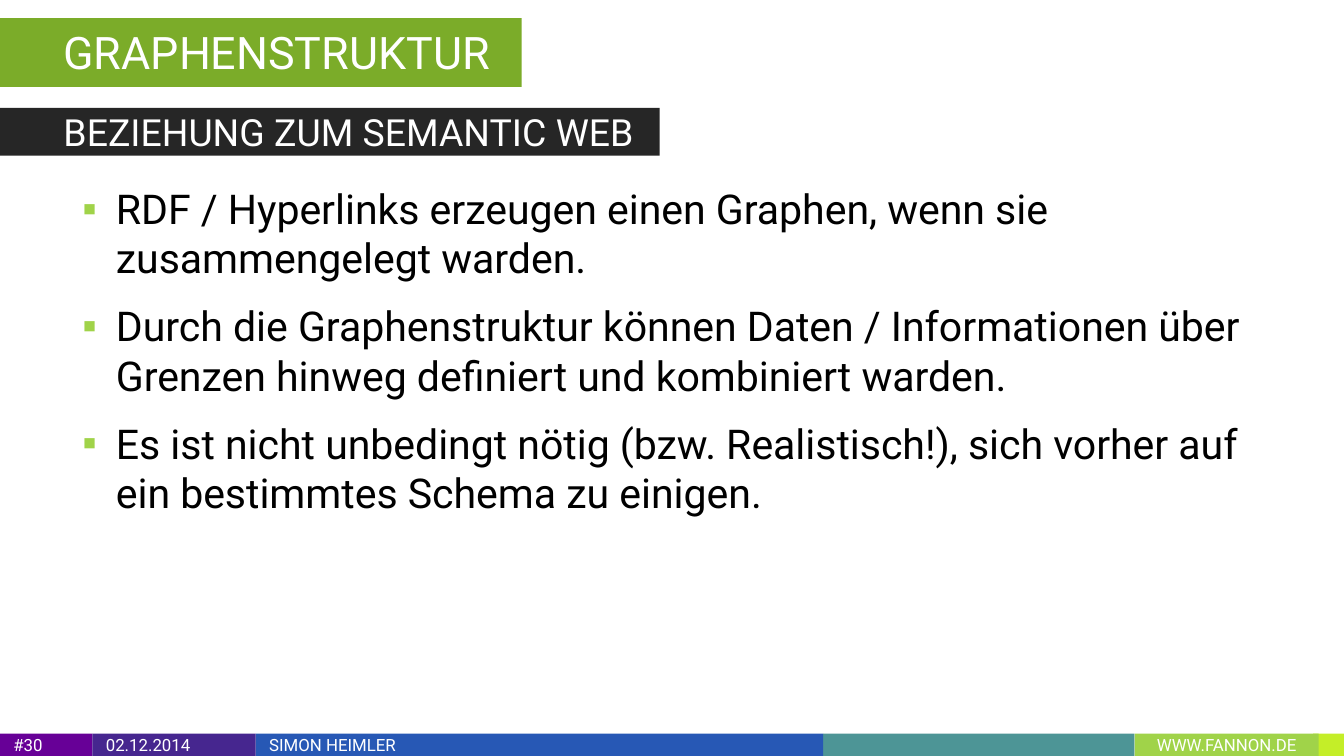
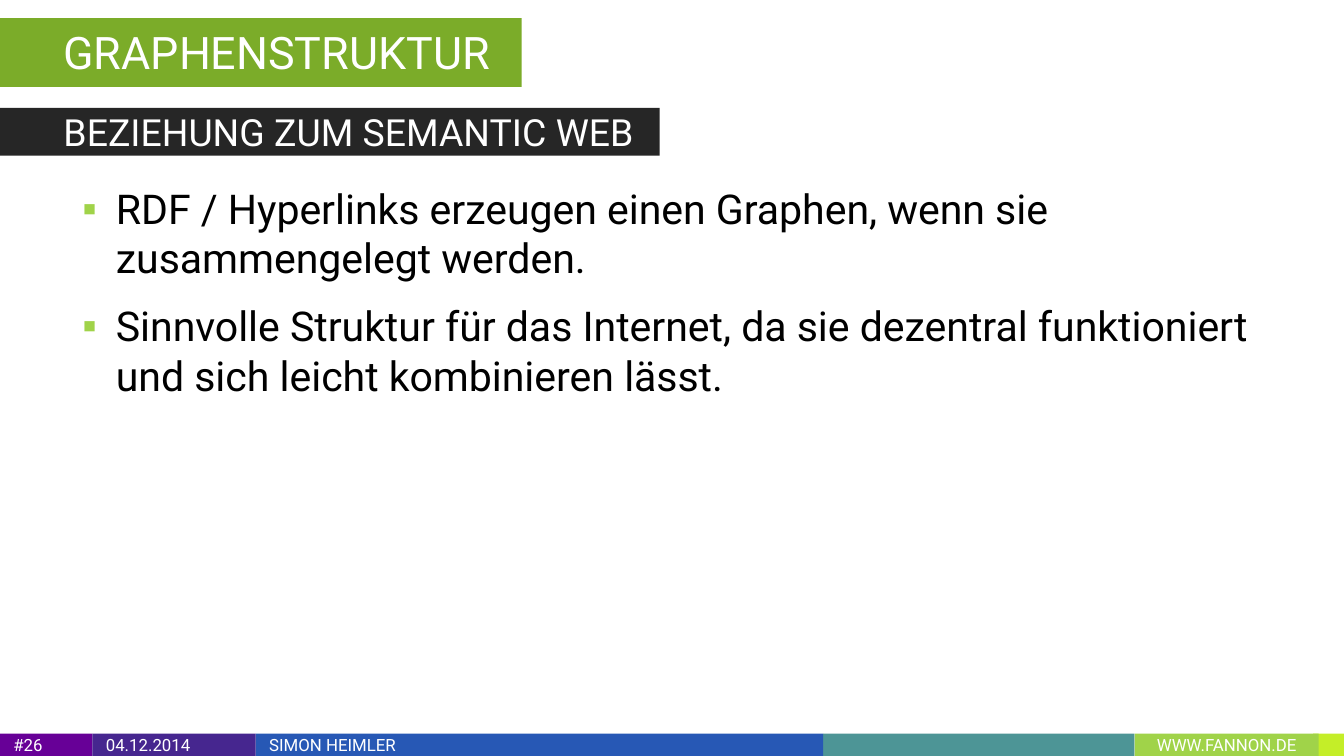
Before and after one commit to Fannon/SemanticWebParadigmen, a slide deck: slide 26 of Semantic Web Paradigmen PPT.pptx (slide 30 before the commit). Drawn at 1344x756 pixels with LibreOffice and Linux fonts; fonts in the diff are those of the drawing. Boxes give left, top, right and bottom in pixels: in the first picture for what was removed or moved away, otherwise in the second. Text is boxed around its words. In the diff, an @@ line names an element or a change of style, - is before the commit and + after.

```diff
--- a/Semantic Web Paradigmen PPT.pptx
+++ b/Semantic Web Paradigmen PPT.pptx
@@ text at (116,193,1247,392): text changed @@
-▪ RDF / Hyperlinks erzeugen einen Graphen, wenn sie zusammengelegt warden.
-▪ Durch die Graphenstruktur können Daten / Informationen über Grenzen hinweg definiert und kombiniert warden.
-▪ Es ist nicht unbedingt nötig (bzw. Realistisch!), sich vorher auf ein bestimmtes Schema zu einigen.
+▪ RDF / Hyperlinks erzeugen einen Graphen, wenn sie zusammengelegt werden.
+▪ Sinnvolle Struktur für das Internet, da sie dezentral funktioniert und sich leicht kombinieren lässt.
@@ page number at (13,739,42,751): text changed @@
-#30
+#26
@@ text in rectangle at (106,739,190,751): text changed @@
-02.12.2014
+04.12.2014
```
Also in this commit, not shown: 44 other slides changed, 5 slides added, 1 slide removed, 3 other files.
